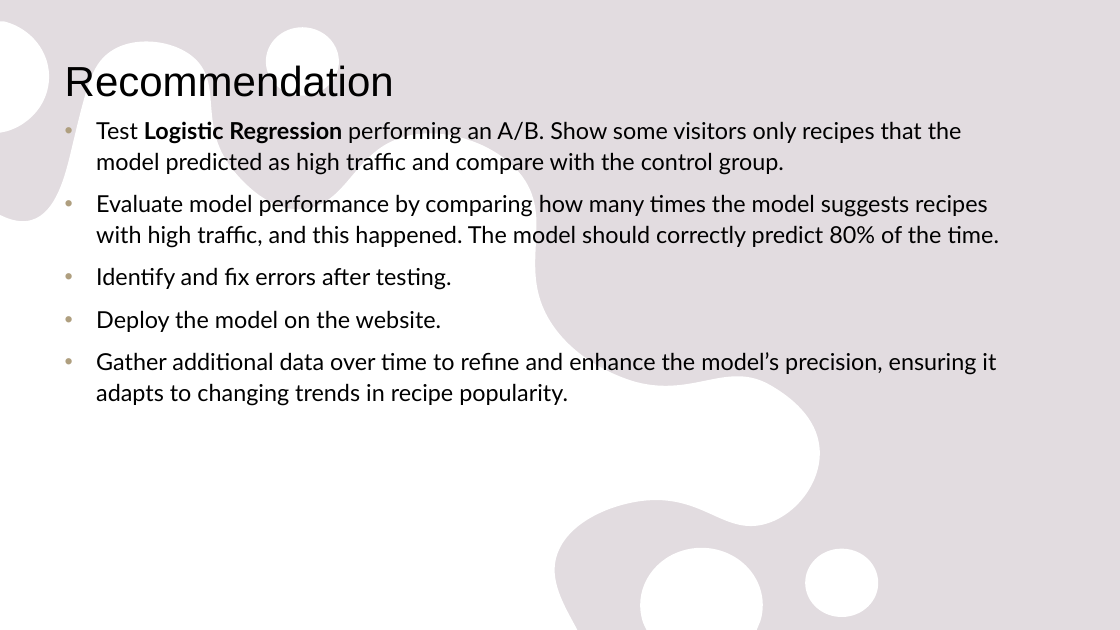
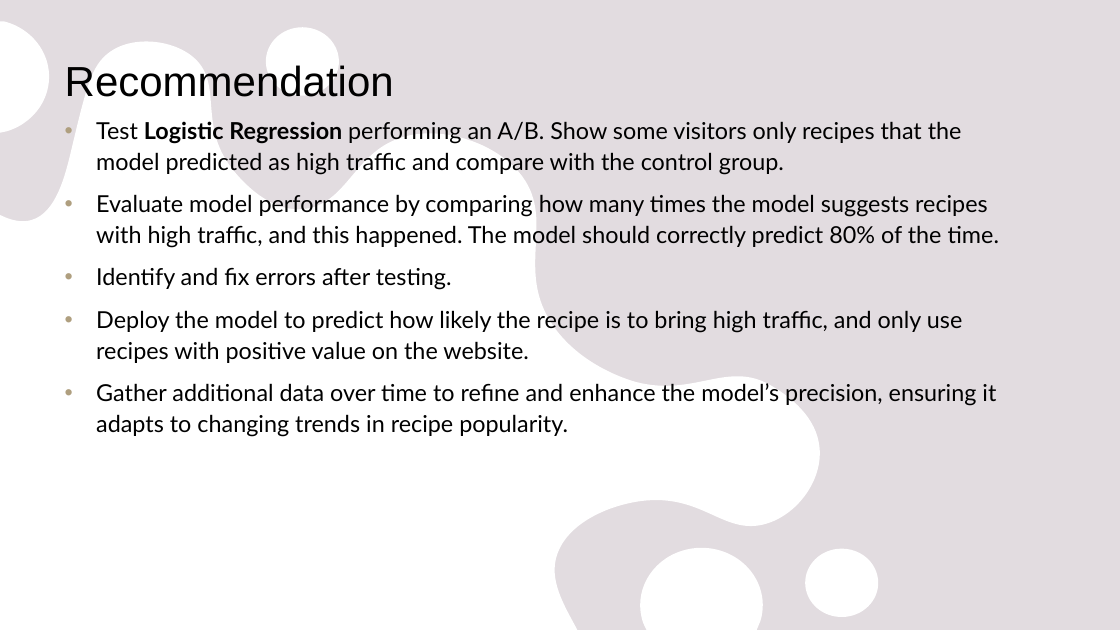
Before and after one commit to Julio-M-Siqueira/recipe_site_traffic, a slide deck: slide 10 of Presentation/Predicting Popular Recipes Presentation.pptx. Drawn at 1120x630 pixels with LibreOffice and Linux fonts; fonts in the diff are those of the drawing. Boxes give left, top, right and bottom in pixels: in the first picture for what was removed or moved away, otherwise in the second. Text is boxed around its words. In the diff, an @@ line names an element or a change of style, - is before the commit and + after.

Commit message:
Added PPT presentation in Presentation folder and minor text correction in notebook.ipynb

```diff
--- a/Presentation/Predicting Popular Recipes Presentation.pptx
+++ b/Presentation/Predicting Popular Recipes Presentation.pptx
@@ text at (96,310,962,363): text changed @@
-• Deploy the model on the website.
+• Deploy the model to predict how likely the recipe is to bring high traffic, and only use recipes with positive value on the website.
```
Also in this commit, not shown: 1 other file.
